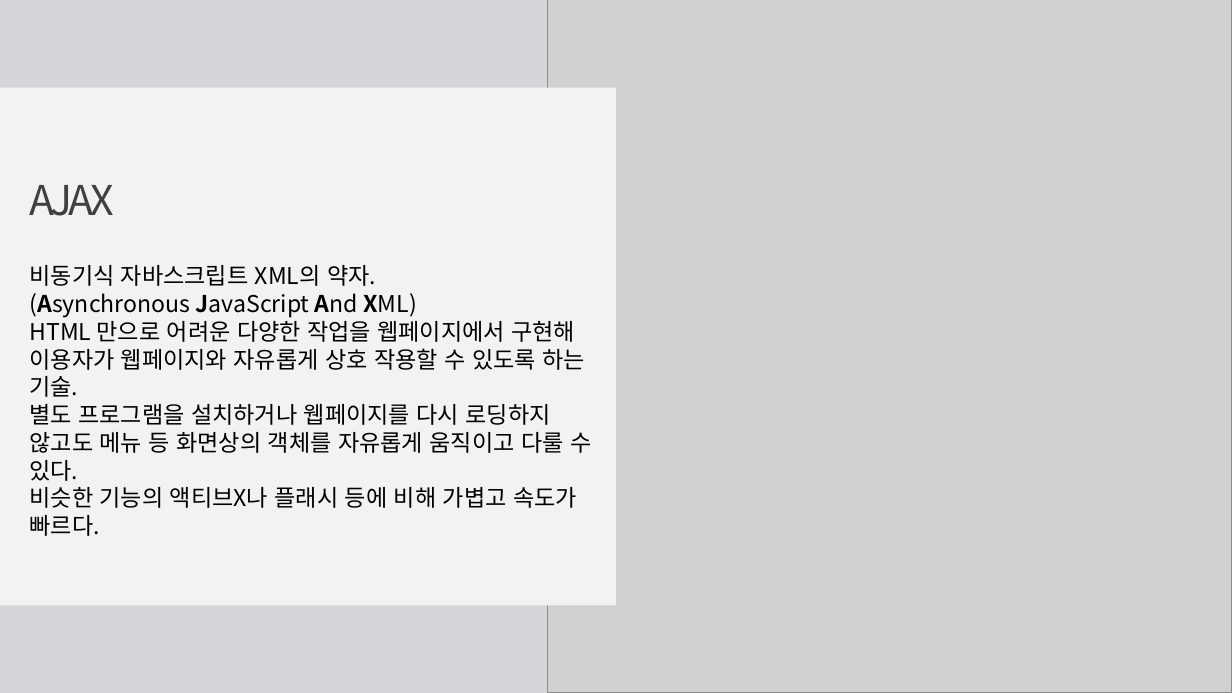
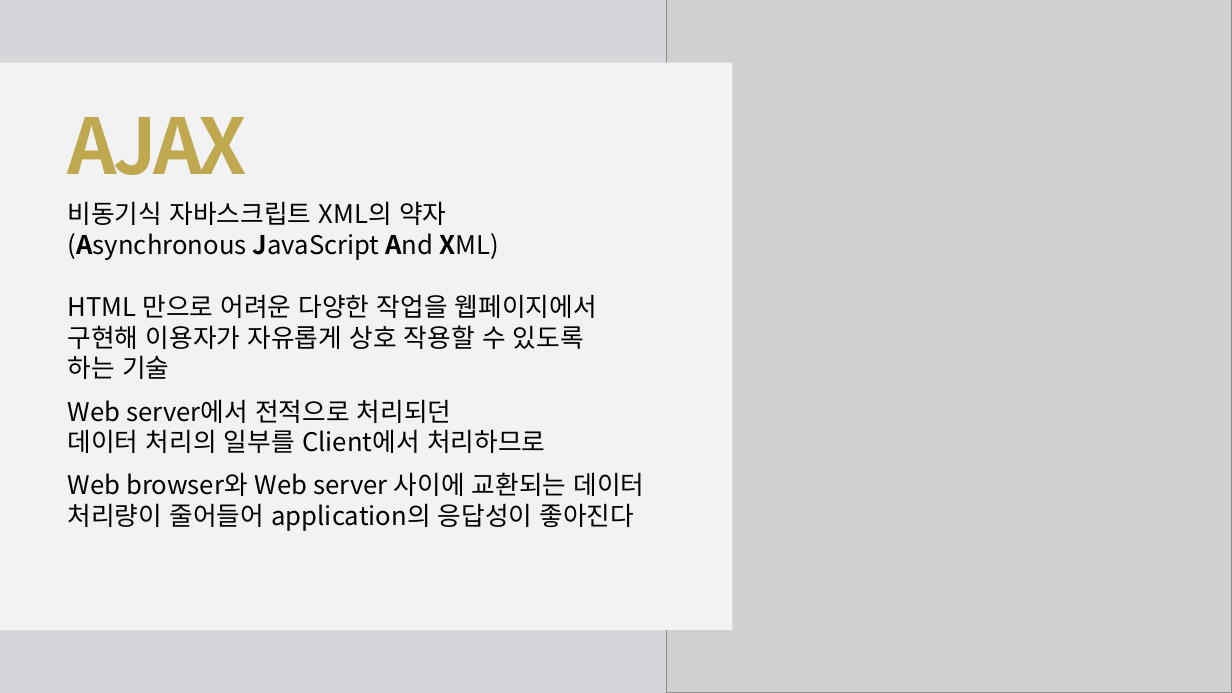
Before and after one commit to hanYijin/portfolio_2021, a slide deck: slide 11 of covid19.pptx. Drawn at 1232x693 pixels with LibreOffice and Linux fonts; fonts in the diff are those of the drawing; grey boxes stand for pictures. Boxes give left, top, right and bottom in pixels: in the first picture for what was removed or moved away, otherwise in the second. Text is boxed around its words. In the diff, an @@ line names an element or a change of style, - is before the commit and + after.

```diff
--- a/covid19.pptx
+++ b/covid19.pptx
@@ picture: place and size @@
-picture at [548, 0, 1232, 693]
+picture at [667, 0, 1232, 693]
@@ rectangle: place and size @@
-rectangle at [0, 88, 616, 605]
+rectangle at [0, 63, 733, 630]
@@ text "AJAX": place and size @@
-text "AJAX" at [30, 185, 114, 216]
+text "AJAX" at [68, 117, 247, 175]
@@ text "AJAX" at [68, 117, 247, 175]: size 32 to 60 pt, text colour #404040 to #C0A850, bold on @@
@@ text at [68, 201, 645, 531]: text changed; size 18 to 20 pt @@
-비동기식 자바스크립트 XML의 약자. (Asynchronous JavaScript And XML)
-HTML 만으로 어려운 다양한 작업을 웹페이지에서 구현해
-이용자가 웹페이지와 자유롭게 상호 작용할 수 있도록 하는 기술.
-별도 프로그램을 설치하거나 웹페이지를 다시 로딩하지
-않고도 메뉴 등 화면상의 객체를 자유롭게 움직이고 다룰 수 있다.
-비슷한 기능의 액티브X나 플래시 등에 비해 가볍고 속도가 빠르다.
+비동기식 자바스크립트 XML의 약자
+(Asynchronous JavaScript And XML)
+HTML 만으로 어려운 다양한 작업을 웹페이지에서
+구현해 이용자가 자유롭게 상호 작용할 수 있도록
+하는 기술
+Web server에서 전적으로 처리되던
+데이터 처리의 일부를 Client에서 처리하므로
+Web browser와 Web server 사이에 교환되는 데이터 처리량이 줄어들어 application의 응답성이 좋아진다
```
Also in this commit, not shown: 7 other slides changed, 2 slides added, 2 slides removed.
